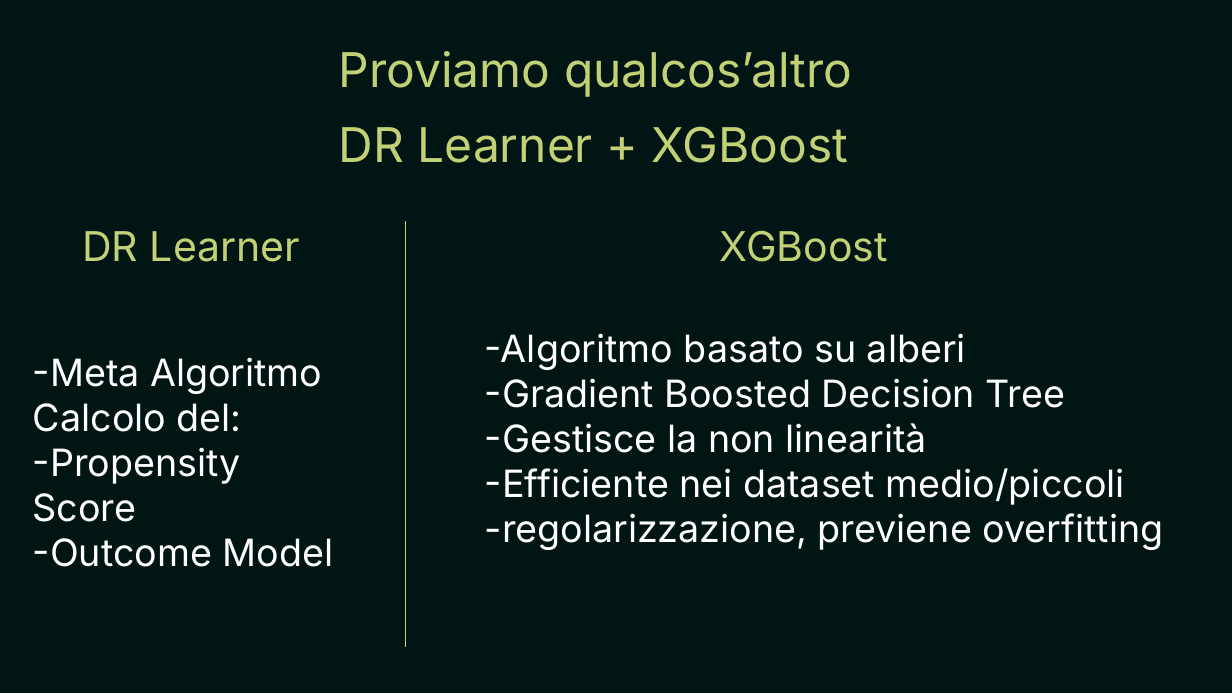
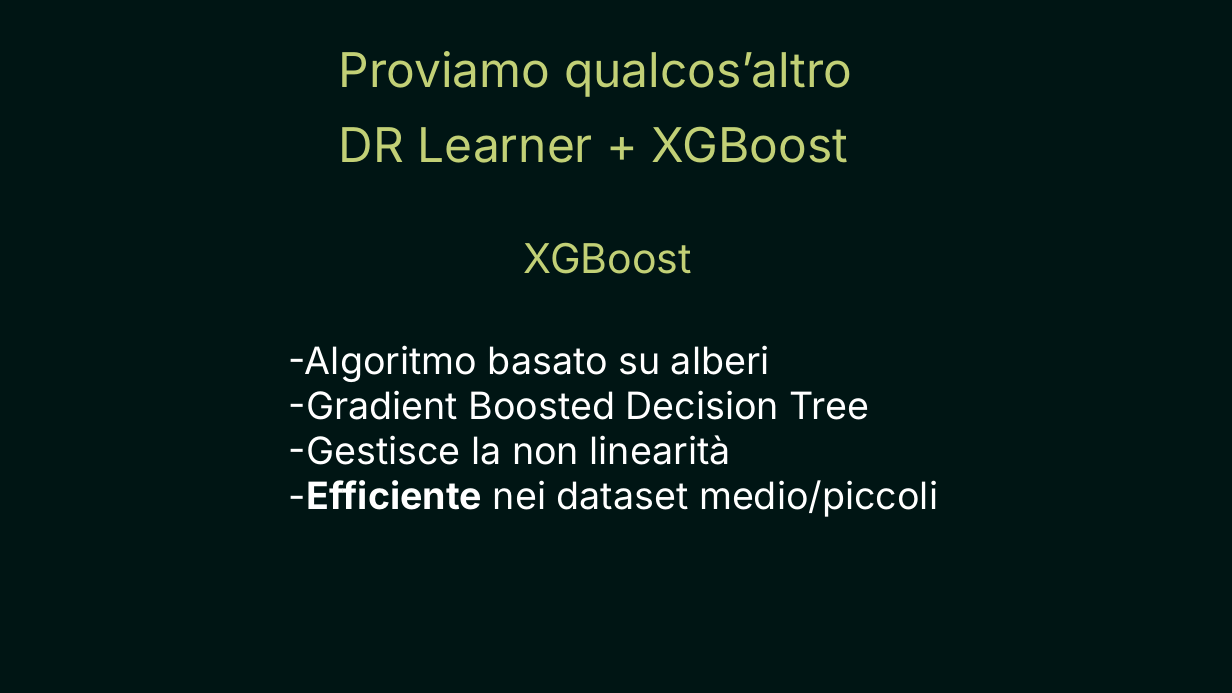
Before and after one commit to FLaTNNBio/eICU-antibiotics-causal-inference, a slide deck: slide 29 of presentation .pptx. Drawn at 1232x693 pixels with LibreOffice and Linux fonts; fonts in the diff are those of the drawing. Boxes give left, top, right and bottom in pixels: in the first picture for what was removed or moved away, otherwise in the second. Text is boxed around its words. In the diff, an @@ line names an element or a change of style, - is before the commit and + after.

```diff
--- a/presentation .pptx
+++ b/presentation .pptx
@@ text removed at box(82, 231, 300, 262) @@
-DR Learner
@@ line removed from (405, 647) to (405, 221) @@
@@ text "XGBoost": place and size @@
-text "XGBoost" at box(720, 230, 888, 262)
+text "XGBoost" at box(524, 242, 692, 274)
@@ text removed at box(33, 357, 334, 567) @@
--Meta Algoritmo
-Calcolo del:
--Propensity Score
--Outcome Model
@@ text "-Algoritmo basato su alberi": place and size @@
-text "-Algoritmo basato su alberi" at box(485, 333, 1164, 550)
+text "-Algoritmo basato su alberi" at box(289, 345, 938, 517)
@@ text at box(289, 480, 938, 517): bold on in "-Efficiente" @@
@@ text at box(485, 513, 1164, 550): paragraph removed @@
--regolarizzazione, previene overfitting
```
Also in this commit, not shown: 7 other slides changed.
